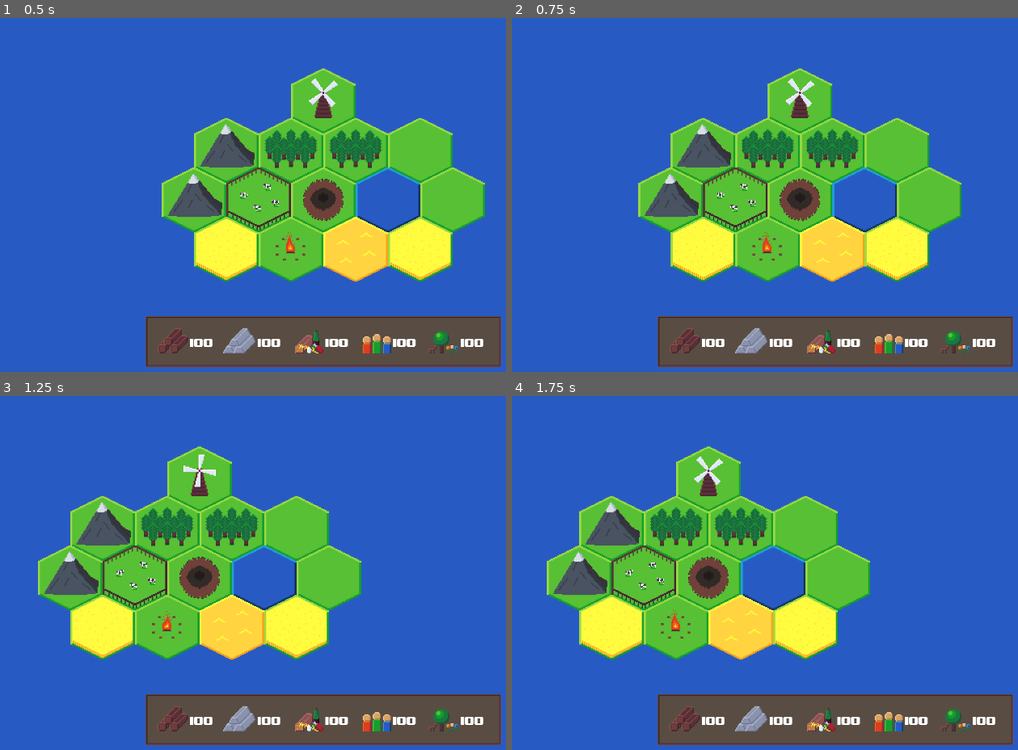
Above: before the commit, frames 1-4 (two rows, left to right).
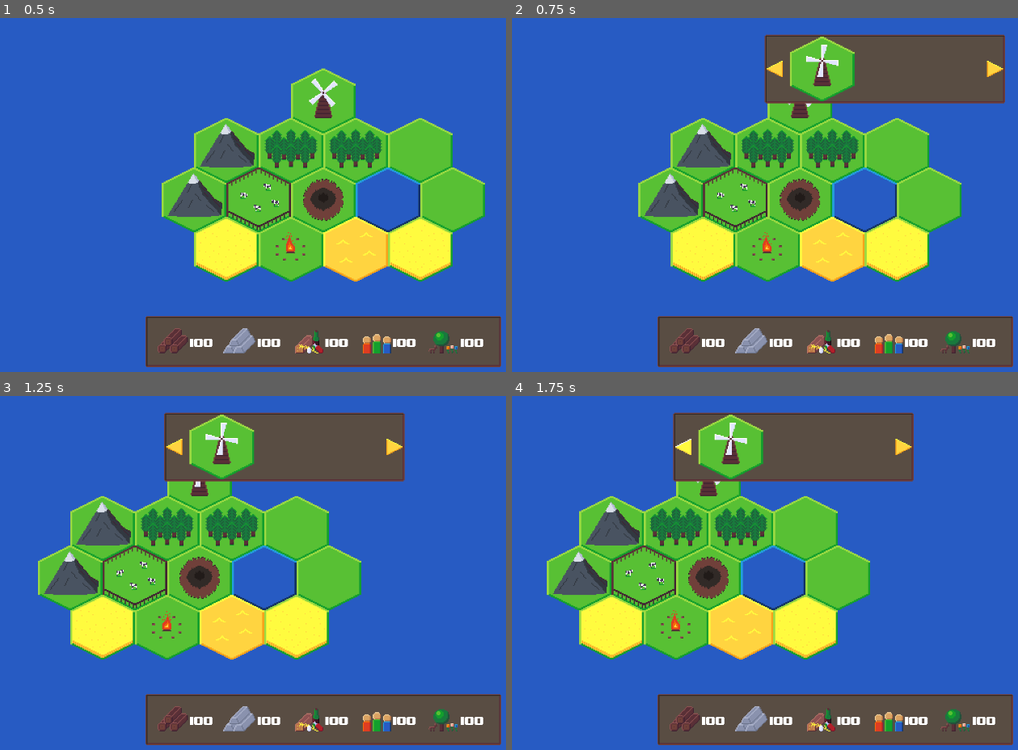
Above: after the commit, the same moments.

Repository: Lunatic-Games/the-holy-land
Game: Godot game, scene res://Game.tscn
Two runs of this game, one before a commit and one after it. Both use one fixed random seed, a clock stepped at 60 frames per second and the inputs below.
Inputs (mouse positions are in pixels of both pictures, inside the frame that each line leads up to):
- Up to frame 1 (0.5 s): no input
- Up to frame 2 (0.75 s): move the mouse to (931, 148) at 0.52 s; hold Right (ui_right) from 0.53 s (still down); click (931, 148) at 0.67 s
- Up to frame 3 (1.25 s): keep holding Right (ui_right)
- Up to frame 4 (1.75 s): release Right (ui_right) at 1.25 s; click (684, 445) at 1.27 s

Frame 1 is identical in both runs. In frame 2, 9.1% of the frame differs, in the area x 49-98%, y 4-25%; in frame 3, 9.1%, in the area x 32-81%, y 4-25%; in frame 4, 9.1%.

Commit message:
Add basics

Diff:
--- /dev/null
+++ b/Game.gd
@@ -0,0 +1,23 @@
+extends Node2D
+
+
+var selected_tile
+
+func _ready():
+	for tile in $Hexes.get_children():
+		tile.connect("menu_opened", self, "tile_selected")
+		tile.connect("menu_closed", self, "tile_deselected")
+
+func tile_selected(tile):
+	if selected_tile:
+		selected_tile.close_menu()
+	selected_tile = tile
+
+func tile_deselected(tile):
+	selected_tile = null
+
+func _unhandled_input(event):
+	if event is InputEventMouseButton and event.pressed:
+		if selected_tile:
+			selected_tile.close_menu()
+		selected_tile = null
--- a/Game.tscn
+++ b/Game.tscn
@@ -1,29 +1,31 @@
-[gd_scene load_steps=20 format=2]
-
-[ext_resource path="res://Camera.gd" type="Script" id=1]
-[ext_resource path="res://Tiles/Base/Base.tscn" type="PackedScene" id=2]
-[ext_resource path="res://Tiles/Desert/Desert.tscn" type="PackedScene" id=3]
-[ext_resource path="res://Tiles/Camp/Camp.tscn" type="PackedScene" id=4]
-[ext_resource path="res://Tiles/Farm/Farm.tscn" type="PackedScene" id=5]
-[ext_resource path="res://Tiles/Forest/Forest.tscn" type="PackedScene" id=6]
-[ext_resource path="res://Tiles/Wheat/Wheat.tscn" type="PackedScene" id=7]
-[ext_resource path="res://Tiles/Mountain/Mountain.tscn" type="PackedScene" id=8]
-[ext_resource path="res://Tiles/Hole/Hole.tscn" type="PackedScene" id=9]
-[ext_resource path="res://Tiles/Windmill/Windmill.tscn" type="PackedScene" id=10]
-[ext_resource path="res://Tiles/Water/Water.tscn" type="PackedScene" id=11]
-[ext_resource path="res://UI/Panel.png" type="Texture" id=12]
-[ext_resource path="res://UI/Wood.png" type="Texture" id=13]
-[ext_resource path="res://UI/upheavtt.ttf" type="DynamicFontData" id=14]
-[ext_resource path="res://UI/Iron.png" type="Texture" id=15]
-[ext_resource path="res://UI/Food.png" type="Texture" id=16]
-[ext_resource path="res://UI/Population.png" type="Texture" id=17]
-[ext_resource path="res://UI/Nature.png" type="Texture" id=18]
+[gd_scene load_steps=21 format=2]
+
+[ext_resource path="res://Game.gd" type="Script" id=1]
+[ext_resource path="res://Camera.gd" type="Script" id=2]
+[ext_resource path="res://Tiles/Windmill/Windmill.tscn" type="PackedScene" id=3]
+[ext_resource path="res://Tiles/Base/Base.tscn" type="PackedScene" id=4]
+[ext_resource path="res://Tiles/Forest/Forest.tscn" type="PackedScene" id=5]
+[ext_resource path="res://Tiles/Mountain/Mountain.tscn" type="PackedScene" id=6]
+[ext_resource path="res://Tiles/Water/Water.tscn" type="PackedScene" id=7]
+[ext_resource path="res://Tiles/Hole/Hole.tscn" type="PackedScene" id=8]
+[ext_resource path="res://Tiles/Farm/Farm.tscn" type="PackedScene" id=9]
+[ext_resource path="res://Tiles/Camp/Camp.tscn" type="PackedScene" id=10]
+[ext_resource path="res://Tiles/Wheat/Wheat.tscn" type="PackedScene" id=11]
+[ext_resource path="res://Tiles/Desert/Desert.tscn" type="PackedScene" id=12]
+[ext_resource path="res://UI/Panel.png" type="Texture" id=13]
+[ext_resource path="res://UI/Wood.png" type="Texture" id=14]
+[ext_resource path="res://UI/upheavtt.ttf" type="DynamicFontData" id=15]
+[ext_resource path="res://UI/Iron.png" type="Texture" id=16]
+[ext_resource path="res://UI/Food.png" type="Texture" id=17]
+[ext_resource path="res://UI/Population.png" type="Texture" id=18]
+[ext_resource path="res://UI/Nature.png" type="Texture" id=19]
 
 [sub_resource type="DynamicFont" id=1]
 size = 32
-font_data = ExtResource( 14 )
+font_data = ExtResource( 15 )
 
 [node name="Game" type="Node2D"]
+script = ExtResource( 1 )
 
 [node name="Camera" type="Camera2D" parent="."]
 position = Vector2( 639, 360 )
@@ -31,54 +33,79 @@
 limit_smoothed = true
 drag_margin_h_enabled = false
 drag_margin_v_enabled = false
-script = ExtResource( 1 )
+script = ExtResource( 2 )
 
 [node name="Hexes" type="Node2D" parent="."]
 editor/display_folded = true
 
-[node name="Base" parent="Hexes" instance=ExtResource( 2 )]
+[node name="Windmill" parent="Hexes" instance=ExtResource( 3 )]
+position = Vector2( 639, 164 )
+buildable = [  ]
+images = [  ]
+
+[node name="Base" parent="Hexes" instance=ExtResource( 4 )]
 position = Vector2( 831, 262 )
 
-[node name="Base2" parent="Hexes" instance=ExtResource( 2 )]
+[node name="Forest" parent="Hexes" instance=ExtResource( 5 )]
+position = Vector2( 575, 262 )
+buildable = [  ]
+images = [  ]
+
+[node name="Forest2" parent="Hexes" instance=ExtResource( 5 )]
+position = Vector2( 703, 262 )
+buildable = [  ]
+images = [  ]
+
+[node name="Mountain2" parent="Hexes" instance=ExtResource( 6 )]
+position = Vector2( 447, 262 )
+buildable = [  ]
+images = [  ]
+
+[node name="Base2" parent="Hexes" instance=ExtResource( 4 )]
 position = Vector2( 895, 360 )
 
-[node name="Desert2" parent="Hexes" instance=ExtResource( 3 )]
+[node name="Water" parent="Hexes" instance=ExtResource( 7 )]
+position = Vector2( 767, 360 )
+buildable = [  ]
+images = [  ]
+
+[node name="Hole" parent="Hexes" instance=ExtResource( 8 )]
+position = Vector2( 639, 360 )
+buildable = [  ]
+images = [  ]
+
+[node name="Farm" parent="Hexes" instance=ExtResource( 9 )]
+position = Vector2( 511, 360 )
+buildable = [  ]
+images = [  ]
+
+[node name="Mountain" parent="Hexes" instance=ExtResource( 6 )]
+position = Vector2( 383, 360 )
+buildable = [  ]
+images = [  ]
+
+[node name="Camp" parent="Hexes" instance=ExtResource( 10 )]
+position = Vector2( 575, 458 )
+buildable = [  ]
+images = [  ]
+
+[node name="Wheat2" parent="Hexes" instance=ExtResource( 11 )]
+position = Vector2( 447, 458 )
+buildable = [  ]
+images = [  ]
+
+[node name="Desert2" parent="Hexes" instance=ExtResource( 12 )]
 position = Vector2( 703, 458 )
-
-[node name="Camp" parent="Hexes" instance=ExtResource( 4 )]
-position = Vector2( 575, 458 )
-
-[node name="Farm" parent="Hexes" instance=ExtResource( 5 )]
-position = Vector2( 511, 360 )
-
-[node name="Forest" parent="Hexes" instance=ExtResource( 6 )]
-position = Vector2( 575, 262 )
-
-[node name="Forest2" parent="Hexes" instance=ExtResource( 6 )]
-position = Vector2( 703, 262 )
-
-[node name="Wheat" parent="Hexes" instance=ExtResource( 7 )]
+buildable = [  ]
+images = [  ]
+
+[node name="Wheat" parent="Hexes" instance=ExtResource( 11 )]
 position = Vector2( 831, 458 )
-
-[node name="Wheat2" parent="Hexes" instance=ExtResource( 7 )]
-position = Vector2( 447, 458 )
-
-[node name="Mountain" parent="Hexes" instance=ExtResource( 8 )]
-position = Vector2( 383, 360 )
-
-[node name="Mountain2" parent="Hexes" instance=ExtResource( 8 )]
-position = Vector2( 447, 262 )
-
-[node name="Hole" parent="Hexes" instance=ExtResource( 9 )]
-position = Vector2( 639, 360 )
-
-[node name="Windmill" parent="Hexes" instance=ExtResource( 10 )]
-position = Vector2( 639, 164 )
-
-[node name="Water" parent="Hexes" instance=ExtResource( 11 )]
-position = Vector2( 767, 360 )
+buildable = [  ]
+images = [  ]
 
 [node name="HUD" type="CanvasLayer" parent="."]
+editor/display_folded = true
 
 [node name="PanelContainer" type="NinePatchRect" parent="HUD"]
 anchor_left = 0.5
--- a/Tiles/Base/Base.gd
+++ b/Tiles/Base/Base.gd
@@ -1,10 +1,32 @@
 extends Area2D
 
+signal menu_opened
+signal menu_closed
 
+export(Array, String, FILE) var buildable
+export(Array, Resource) var images
+
+func _ready():
+	for image in images:
+		var text_rect = TextureRect.new()
+		text_rect.rect_scale = Vector2(0.5, 0.5)
+		text_rect.texture = image
+		$PanelContainer/Sections/Buildings.add_child(text_rect)
 
 func _on_mouse_entered():
 	$HoveredSprite.visible = true
 
-
 func _on_mouse_exited():
 	$HoveredSprite.visible = false
+
+func _on_input_event(viewport, event, shape_idx):
+	if event is InputEventMouseButton and event.pressed:
+		open_menu()
+
+func close_menu():
+	emit_signal("menu_closed", self)
+	$PanelContainer.visible = false
+
+func open_menu():
+	emit_signal("menu_opened", self)
+	$PanelContainer.visible = true
--- a/Tiles/Base/Base.tscn
+++ b/Tiles/Base/Base.tscn
@@ -1,8 +1,22 @@
-[gd_scene load_steps=4 format=2]
+[gd_scene load_steps=11 format=2]
 
 [ext_resource path="res://Tiles/Base/Base.gd" type="Script" id=1]
-[ext_resource path="res://Tiles/Base/Base.png" type="Texture" id=2]
-[ext_resource path="res://Tiles/Base/Hovered.png" type="Texture" id=3]
+[ext_resource path="res://Tiles/Windmill/Windmill1.png" type="Texture" id=2]
+[ext_resource path="res://Tiles/Base/Base.png" type="Texture" id=3]
+[ext_resource path="res://Tiles/Base/Hovered.png" type="Texture" id=4]
+[ext_resource path="res://UI/Panel.png" type="Texture" id=5]
+[ext_resource path="res://UI/LeftArrow.png" type="Texture" id=6]
+[ext_resource path="res://UI/LeftArrowHovered.png" type="Texture" id=7]
+[ext_resource path="res://UI/RightArrow.png" type="Texture" id=8]
+[ext_resource path="res://UI/RightArrowHovered.png" type="Texture" id=9]
+
+[sub_resource type="StyleBoxTexture" id=1]
+texture = ExtResource( 5 )
+region_rect = Rect2( 0, 0, 64, 64 )
+margin_left = 4.0
+margin_right = 4.0
+margin_top = 4.0
+margin_bottom = 4.0
 
 [node name="Base" type="Area2D"]
 position = Vector2( 656, 320 )
@@ -10,15 +24,72 @@
 __meta__ = {
 "_edit_group_": true
 }
+buildable = [ "res://Tiles/Windmill/Windmill.tscn" ]
+images = [ ExtResource( 2 ) ]
 
 [node name="Sprite" type="Sprite" parent="."]
-texture = ExtResource( 2 )
+texture = ExtResource( 3 )
 
 [node name="CollisionPolygon2D" type="CollisionPolygon2D" parent="."]
 polygon = PoolVector2Array( 0, -66, 64, -34, 64, 34, 0, 66, -64, 34, -64, -34 )
 
 [node name="HoveredSprite" type="Sprite" parent="."]
 visible = false
-texture = ExtResource( 3 )
+texture = ExtResource( 4 )
+
+[node name="PanelContainer" type="PanelContainer" parent="."]
+visible = false
+anchor_right = 1.0
+anchor_bottom = 1.0
+margin_left = -262.0
+margin_top = -229.0
+margin_right = 202.0
+margin_bottom = -93.0
+custom_styles/panel = SubResource( 1 )
+
+[node name="Sections" type="HBoxContainer" parent="PanelContainer"]
+margin_left = 4.0
+margin_top = 4.0
+margin_right = 472.0
+margin_bottom = 132.0
+custom_constants/separation = 10
+
+[node name="CenterContainer" type="CenterContainer" parent="PanelContainer/Sections"]
+margin_right = 32.0
+margin_bottom = 128.0
+
+[node name="TextureButton" type="TextureButton" parent="PanelContainer/Sections/CenterContainer"]
+margin_top = 48.0
+margin_right = 32.0
+margin_bottom = 80.0
+texture_normal = ExtResource( 6 )
+texture_pressed = ExtResource( 6 )
+texture_hover = ExtResource( 7 )
+stretch_mode = 2
+
+[node name="Buildings" type="HBoxContainer" parent="PanelContainer/Sections"]
+margin_left = 42.0
+margin_right = 426.0
+margin_bottom = 128.0
+rect_min_size = Vector2( 384, 128 )
+
+[node name="TextureButton" type="TextureButton" parent="PanelContainer/Sections/Buildings"]
+margin_right = 40.0
+margin_bottom = 40.0
+
+[node name="CenterContainer2" type="CenterContainer" parent="PanelContainer/Sections"]
+margin_left = 436.0
+margin_right = 468.0
+margin_bottom = 128.0
+
+[node name="TextureButton" type="TextureButton" parent="PanelContainer/Sections/CenterContainer2"]
+margin_top = 48.0
+margin_right = 32.0
+margin_bottom = 80.0
+texture_normal = ExtResource( 8 )
+texture_pressed = ExtResource( 8 )
+texture_hover = ExtResource( 9 )
+stretch_mode = 2
+[connection signal="input_event" from="." to="." method="_on_input_event"]
 [connection signal="mouse_entered" from="." to="." method="_on_mouse_entered"]
 [connection signal="mouse_exited" from="." to="." method="_on_mouse_exited"]
Not shown: 6 places in Game.tscn that only renumber resources
Binary file added: UI/LeftArrow.aseprite
Binary file added: UI/LeftArrow.png
Not shown, added: UI/LeftArrow.png.import
Binary file added: UI/LeftArrowHovered.aseprite
Binary file added: UI/LeftArrowHovered.png
Not shown, added: UI/LeftArrowHovered.png.import
Binary file added: UI/RightArrow.aseprite
Binary file added: UI/RightArrow.png
Not shown, added: UI/RightArrow.png.import
Binary file added: UI/RightArrowHovered.aseprite
Binary file added: UI/RightArrowHovered.png
(and 1 more such lines)
